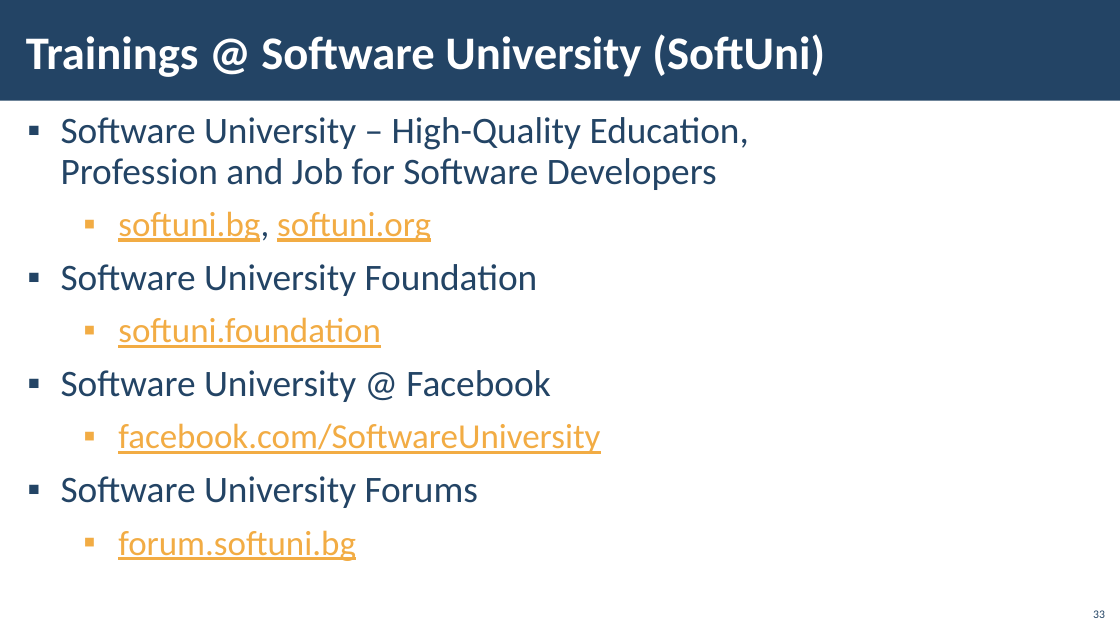
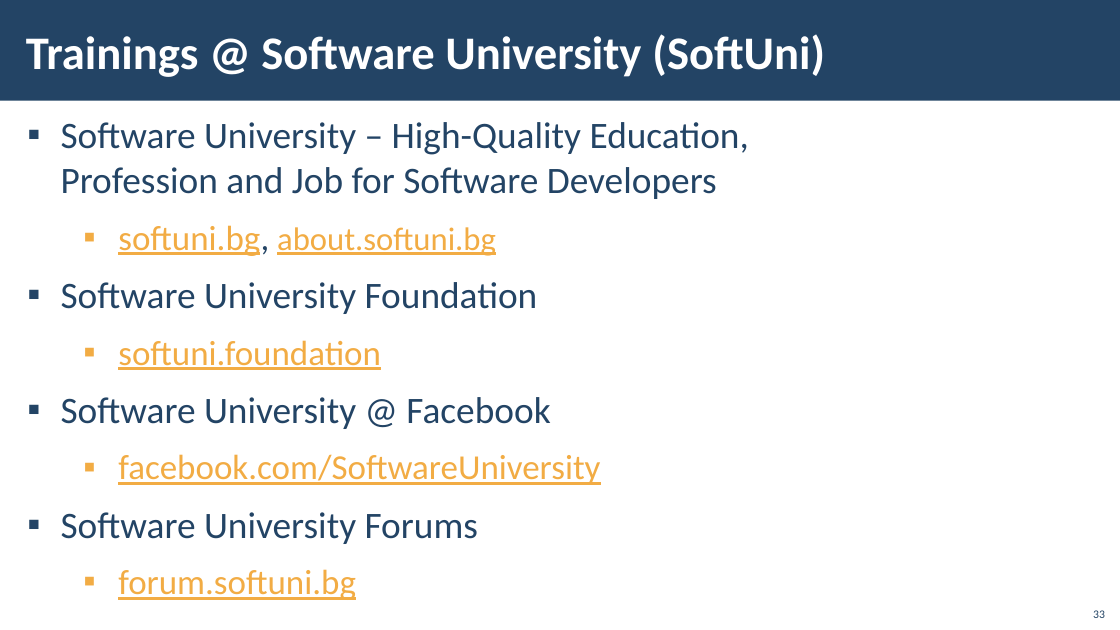
Before and after one commit to PhilShishov/Software-University, a slide deck: slide 33 of C# Web Basics/Presentations/03. CSharp-Web-Basics-Web Server-State-Management.pptx. Drawn at 1120x630 pixels with LibreOffice and Linux fonts; fonts in the diff are those of the drawing; background and template pictures are left out. Boxes give left, top, right and bottom in pixels: in the first picture for what was removed or moved away, otherwise in the second. Text is boxed around its words. In the diff, an @@ line names an element or a change of style, - is before the commit and + after.

```diff
--- a/C# Web Basics/Presentations/03. CSharp-Web-Basics-Web Server-State-Management.pptx
+++ b/C# Web Basics/Presentations/03. CSharp-Web-Basics-Web Server-State-Management.pptx
@@ text at (x1=61, y1=122, x2=749, y2=600): line spacing 0.9 to 1 @@
@@ text at (x1=118, y1=225, x2=496, y2=256): text changed; size 30 to 28 pt @@
-  ▪ softuni.bg, softuni.org
+  ▪ softuni.bg, about.softuni.bg
```
Also in this commit, not shown: 7 other slides changed, 3 other files.
